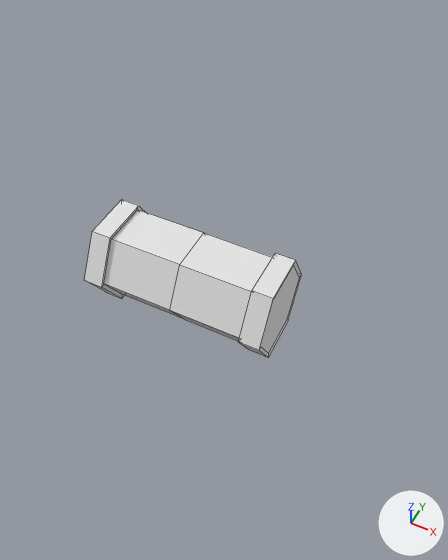
One commit to the FBX model Art Folder/Pipes.fbx: the scene before it, then after it.
Rendered twice from a 50 mm camera at (3.52, -11.6, 9.78) aimed at (-0.84, -2.88, -1.13). Arrows for +X, +Y and +Z are at lower right; the lights stay in place. Mesh edges are drawn as thin lines. Where no turn or scale is listed for an object, it has been applied to the vertices.

The first picture shows 'Pipe'.
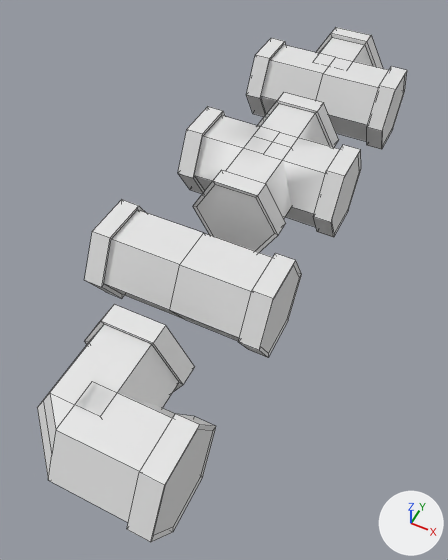
Boxes (x1, y1, x2, y2) around the edits, measured in the pictures (448 x 560 px):
'ElbowPipe', added
    after: (37, 304, 216, 542)
'CrossPipe', added
    after: (178, 93, 361, 252)
'TPipe', added
    after: (246, 27, 407, 149)

The edits, one by one:
Material 'Material.001' (mat_material_001) is new.
Its base color is (0.8, 0.8, 0.8) (white #e7e7e7).
Material 'Material.004' (mat_material_004) is new.
Its base color is (0.8, 0.8, 0.8) (white #e7e7e7).
Material 'Material.003' (mat_material_003) is new.
Its base color is (0.8, 0.8, 0.8) (white #e7e7e7).
Mesh me_cylinder_004 is new.
It has 108 vertices, 102 faces and spans x -2.02..2.02, y -3.02..1.02, z -0.95..0.95.
It uses material mat_material_001 (its picture is missing).
Mesh me_cylinder_007 is new.
It has 90 vertices, 78 faces and spans x -2.02..2.02, y -1.1..2.02, z -0.95..0.95.
It uses material mat_material_004 (its picture is missing).
Mesh me_cylinder_011 is new.
It has 70 vertices, 58 faces and spans x -1.1..2.02, y -2.1..1.02, z -0.95..0.95.
It uses material mat_material_003 (its picture is missing).
Object 'CrossPipe' (ob_crosspipe) is new; it shows me_cylinder_004.
Its location is (-1.0, 1.0, 0.0).
Object 'TPipe' (ob_tpipe) is new; it shows me_cylinder_007.
Its location is (-1.0, 4.0, 0.0).
Object 'ElbowPipe' (ob_elbowpipe) is new; it shows me_cylinder_011.
Its location is (-1.0, -7.0, 0.0).
